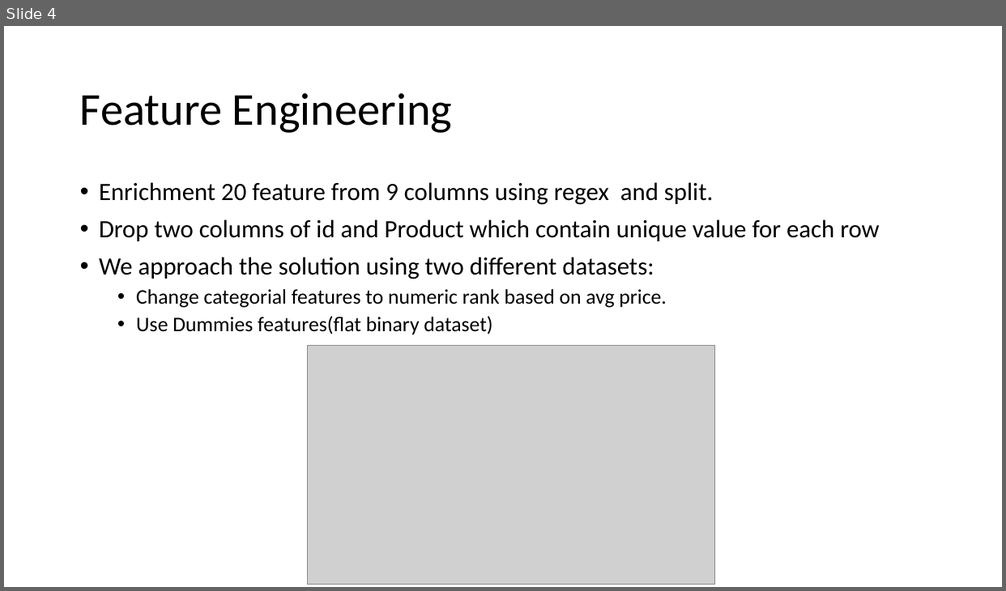
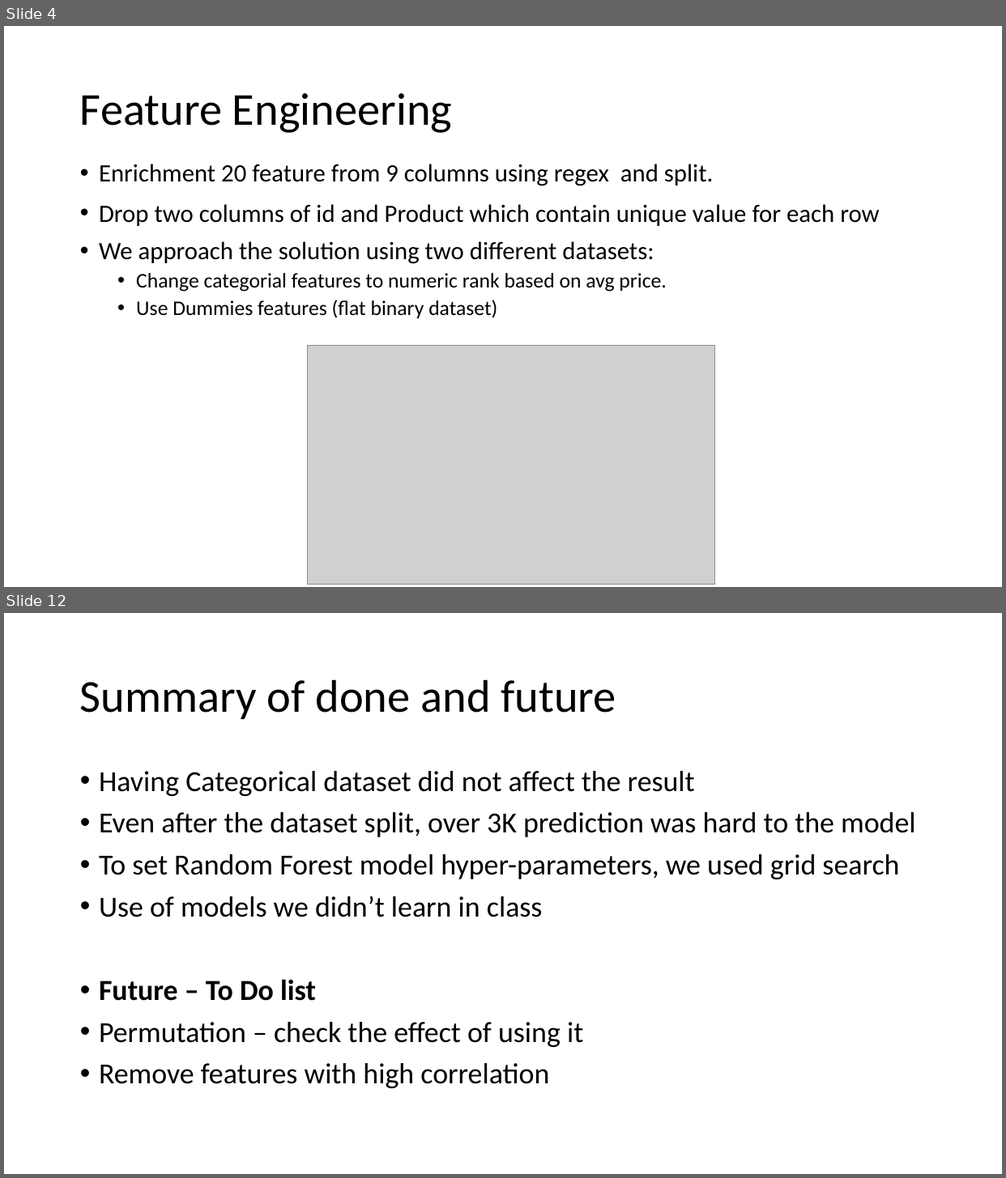
Before and after one commit to DanielKorenDataScience/RegressionProject, a slide deck: regression project.pptx. Shown one above the other, each under a label of ours: slide 4 before the commit, slides 4 and 12 after it; the slides between them are not shown. The pictures are 1006x591 and 1006x1178 pixels, drawn with LibreOffice and Linux fonts; fonts in the diff are those of the drawing; grey boxes stand for pictures. Boxes give left, top, right and bottom in pixels: in the first picture for what was removed or moved away, otherwise in the second. Text is boxed around its words. In the diff, an @@ line names an element or a change of style, - is before the commit and + after.

```diff
--- a/regression project.pptx
+++ b/regression project.pptx
@@ slide 12 added at (4,613,1002,1174), background #FFFFFF @@
@@ title added at (80,679,616,719), 44 pt, text #000000 @@
+Summary of done and future
@@ text added at (99,771,916,1088), 28 pt, text #000000 @@
+• Having Categorical dataset did not affect the result
+• Even after the dataset split, over 3K prediction was hard to the model
+• To set Random Forest model hyper-parameters, we used grid search
+• Use of models we didn’t learn in class
+• Future – To Do list
+• Permutation – check the effect of using it
+• Remove features with high correlation
@@ slide 4 changed as well @@
@@ text "Enrichment 20 feature from 9 ...": place and size @@
-text "Enrichment 20 feature from 9 ..." at (99,182,879,335)
+text "Enrichment 20 feature from 9 ..." at (99,164,879,318)
@@ text at (99,204,879,226): line spacing 0.9 to 1 @@
@@ text at (136,300,497,318): spaces changed @@
-  • Use Dummies features(flat binary dataset)
+  • Use Dummies features (flat binary dataset)
```
Also in this commit, not shown: 7 other slides changed, 2 other slides added, 3 slides removed.
